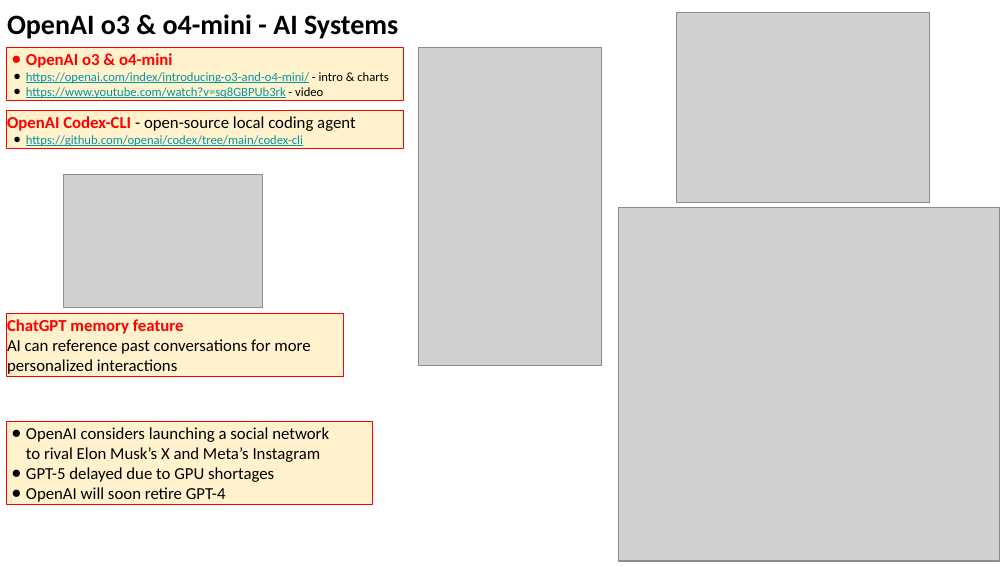
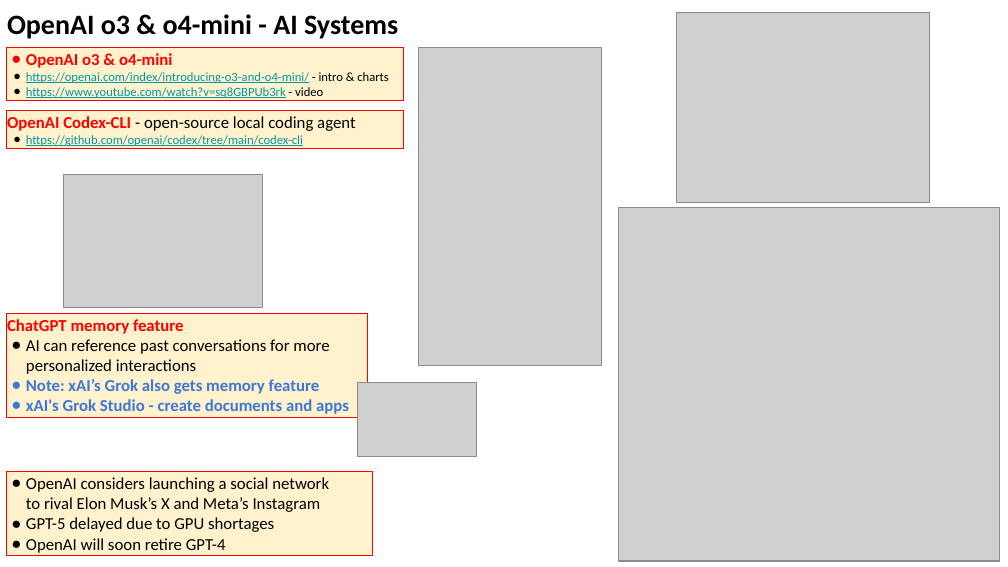
Before and after one commit to lselector/seminar, a slide deck: slide 3 of 2025/2025-04-18-AI-Updates.pptx. Drawn at 1008x567 pixels with LibreOffice and Linux fonts; fonts in the diff are those of the drawing; grey boxes stand for pictures. Boxes give left, top, right and bottom in pixels: in the first picture for what was removed or moved away, otherwise in the second. Text is boxed around its words. In the diff, an @@ line names an element or a change of style, - is before the commit and + after.

```diff
--- a/2025/2025-04-18-AI-Updates.pptx
+++ b/2025/2025-04-18-AI-Updates.pptx
@@ rectangle "ChatGPT memory feature" resized from (x1=6, y1=313, x2=344, y2=377) to (x1=6, y1=313, x2=367, y2=417) @@
@@ text in rectangle at (x1=26, y1=339, x2=329, y2=374): bullet none to ● @@
@@ text in rectangle at (x1=26, y1=379, x2=349, y2=414): paragraphs added @@
+● Note: xAI’s Grok also gets memory feature
+● xAI's Grok Studio - create documents and apps
@@ picture added at (x1=358, y1=383, x2=477, y2=458) @@
@@ rectangle "OpenAI considers launching a social ..." moved from (x1=6, y1=421, x2=373, y2=505) to (x1=6, y1=472, x2=373, y2=555) @@
```
Also in this commit, not shown: 3 other slides changed, 4 slides added, 1 slide removed.
